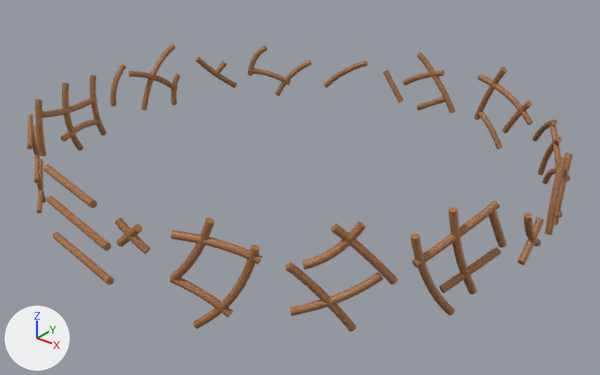
Before and after pictures for a commit that changed the glTF model models/form.glb.
One viewpoint serves both versions: a 50 mm lens placed at (20.5, -25.7, 21.3), pointed at (0.4, -0.5, 5.6). The lights are fixed; the arrows at lower left show +X, +Y and +Z. The older version comes first. Where no turn or scale is listed for an object, it has been applied to the vertices.

Objects in the first picture: '1', '10', '11', '12', '13', '14', '15', '16', '2', '3', '4', '5', '6', '7', '8', '9'.
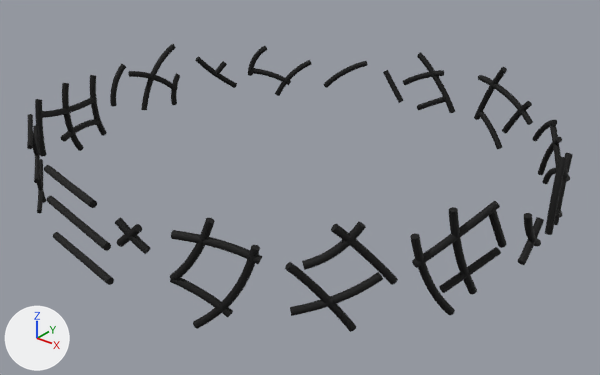
Pixel boxes [x1, y1, x2, y2] of what changed, in the pictures (600 x 375 px):
'12', recoloured (brown to black)
    both: [410, 201, 507, 315]
'15', recoloured (brown to black)
    both: [285, 222, 398, 332]
'11', recoloured (brown to black)
    both: [170, 218, 262, 329]
'10', recoloured (brown to black)
    both: [44, 165, 114, 285]
'9', recoloured (brown to black)
    both: [35, 75, 107, 157]
'3', recoloured (brown to black)
    both: [474, 67, 533, 149]
'5', recoloured (brown to black)
    both: [110, 44, 180, 110]
'8', recoloured (brown to black)
    both: [545, 153, 573, 235]
'2', recoloured (brown to black)
    both: [383, 52, 455, 113]
'14', recoloured (brown to black)
    both: [27, 114, 46, 213]
'7', recoloured (brown to black)
    both: [532, 120, 562, 184]
'6', recoloured (brown to black)
    both: [248, 46, 312, 96]
'16', recoloured (brown to black)
    both: [517, 213, 544, 265]
'4', recoloured (brown to black)
    both: [115, 218, 151, 254]
'13', recoloured (brown to black)
    both: [195, 57, 237, 88]
'1', recoloured (brown to black)
    both: [323, 61, 368, 88]

What changed in the scene script:
```text
Change me_curve_001:
    where me_curve_001.from_pydata(...)  # 384 vertices, 760 faces; spans x -0.555..0.748, y -0.228..0.269, z -0.549..0.553
    remove me_curve_001.materials.append(mat_material_001)  # picture img_image_texutre
    add me_curve_001.materials.append(mat_material)  # black #000000
Change me_curve_018:
    where me_curve_018.from_pydata(...)  # 528 vertices, 1040 faces; spans x -1.48..1.99, y -0.76..0.6, z -2.07..2.03
    remove me_curve_018.materials.append(mat_material_001)  # picture img_image_texutre
    add me_curve_018.materials.append(mat_material)  # black #000000
Change me_curve_019:
    where me_curve_019.from_pydata(...)  # 528 vertices, 1040 faces; spans x -2.33..2.06, y -0.15..0.15, z -1.28..1.79
    remove me_curve_019.materials.append(mat_material_001)  # picture img_image_texutre
    add me_curve_019.materials.append(mat_material)  # black #000000
Change me_curve_020:
    where me_curve_020.from_pydata(...)  # 132 vertices, 260 faces; spans x -1.1..1.16, y -0.53..0.58, z -0.89..0.83
    remove me_curve_020.materials.append(mat_material_001)  # picture img_image_texutre
    add me_curve_020.materials.append(mat_material)  # black #000000
Change me_curve_021:
    where me_curve_021.from_pydata(...)  # 528 vertices, 1040 faces; spans x -0.42..0.35, y -2.46..1.85, z -1.6..1.69
    remove me_curve_021.materials.append(mat_material_001)  # picture img_image_texutre
    add me_curve_021.materials.append(mat_material)  # black #000000
Change me_curve_022:
    where me_curve_022.from_pydata(...)  # 1210 vertices, 2400 faces; spans x -0.74..0.72, y -2.27..2.32, z -1.81..1.72
    remove me_curve_022.materials.append(mat_material_001)  # picture img_image_texutre
    add me_curve_022.materials.append(mat_material)  # black #000000
Change me_curve_023:
    where me_curve_023.from_pydata(...)  # 264 vertices, 520 faces; spans x -0.74..0.59, y -1.1..0.85, z -1.05..0.9
    remove me_curve_023.materials.append(mat_material_001)  # picture img_image_texutre
    add me_curve_023.materials.append(mat_material)  # black #000000
Change me_curve_024:
    where me_curve_024.from_pydata(...)  # 396 vertices, 780 faces; spans x -2.01..2.61, y -0.71..0.58, z -1.64..1.54
    remove me_curve_024.materials.append(mat_material_001)  # picture img_image_texutre
    add me_curve_024.materials.append(mat_material)  # black #000000
Change me_curve_025:
    where me_curve_025.from_pydata(...)  # 396 vertices, 780 faces; spans x -1.12..1.73, y -0.93..1.41, z -1.41..1.44
    remove me_curve_025.materials.append(mat_material_001)  # picture img_image_texutre
    add me_curve_025.materials.append(mat_material)  # black #000000
Change me_curve_026:
    where me_curve_026.from_pydata(...)  # 528 vertices, 1040 faces; spans x -1.52..1.1, y -1.24..1.73, z -1.57..1.45
    remove me_curve_026.materials.append(mat_material_001)  # picture img_image_texutre
    add me_curve_026.materials.append(mat_material)  # black #000000
Change me_curve_027:
    where me_curve_027.from_pydata(...)  # 528 vertices, 1040 faces; spans x -0.4..0.43, y -1.49..1.31, z -1.44..1.73
    remove me_curve_027.materials.append(mat_material_001)  # picture img_image_texutre
    add me_curve_027.materials.append(mat_material)  # black #000000
Change me_curve_028:
    where me_curve_028.from_pydata(...)  # 660 vertices, 1300 faces; spans x -0.98..0.83, y -1.95..1.63, z -2.36..1.77
    remove me_curve_028.materials.append(mat_material_001)  # picture img_image_texutre
    add me_curve_028.materials.append(mat_material)  # black #000000
Change me_curve_029:
    where me_curve_029.from_pydata(...)  # 528 vertices, 1040 faces; spans x -1.37..1.71, y -0.63..0.76, z -2.39..1.88
    remove me_curve_029.materials.append(mat_material_001)  # picture img_image_texutre
    add me_curve_029.materials.append(mat_material)  # black #000000
Change me_curve_030:
    where me_curve_030.from_pydata(...)  # 264 vertices, 520 faces; spans x -0.15..0.15, y -0.73..0.75, z -0.97..1.09
    remove me_curve_030.materials.append(mat_material_001)  # picture img_image_texutre
    add me_curve_030.materials.append(mat_material)  # black #000000
Change me_curve_031:
    where me_curve_031.from_pydata(...)  # 528 vertices, 1040 faces; spans x -1.3..1.37, y -1.3..1.38, z -2.2..1.84
    remove me_curve_031.materials.append(mat_material_001)  # picture img_image_texutre
    add me_curve_031.materials.append(mat_material)  # black #000000
Change me_curve_032:
    where me_curve_032.from_pydata(...)  # 660 vertices, 1300 faces; spans x -1.26..1.21, y -1.01..1.05, z -2.19..1.97
    remove me_curve_032.materials.append(mat_material_001)  # picture img_image_texutre
    add me_curve_032.materials.append(mat_material)  # black #000000
```
